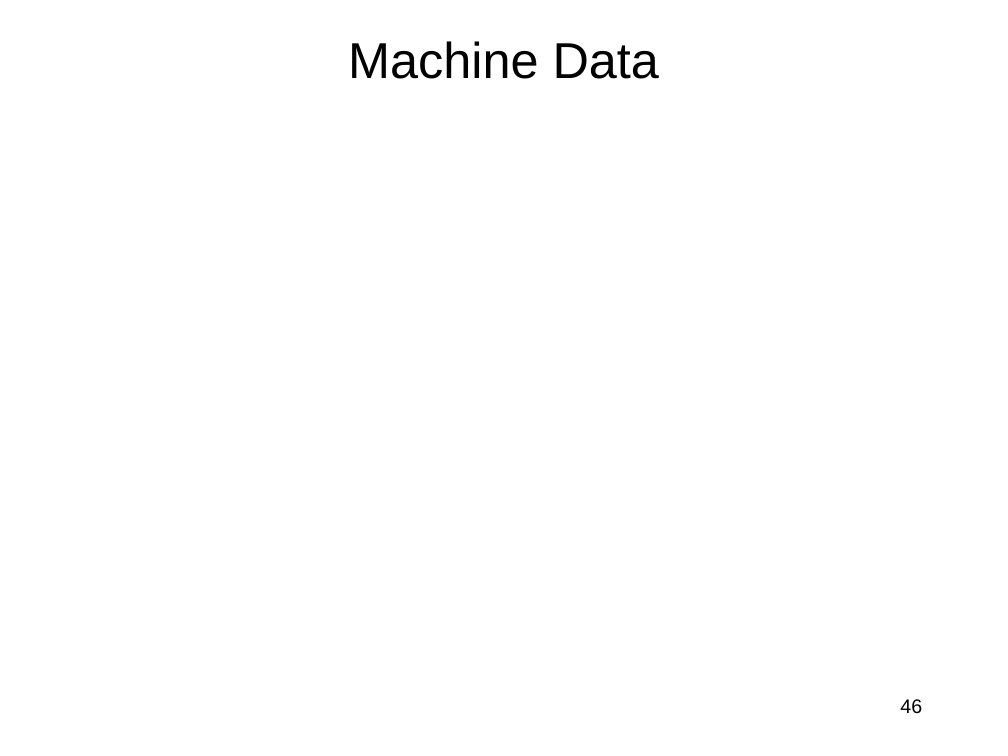
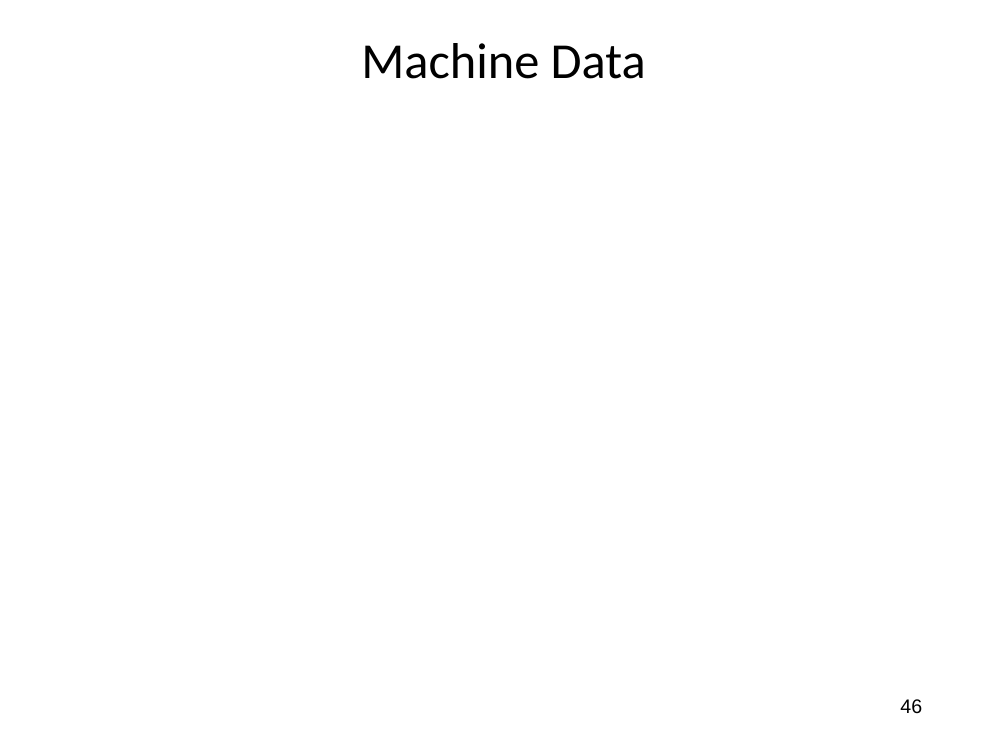
Before and after one commit to jlmucb/class_notes, a slide deck: slide 46 of BerkeleyClass/CS290Spring2013/Lectures/entropy_talk.pptx. Drawn at 1008x756 pixels with LibreOffice and Linux fonts; fonts in the diff are those of the drawing; grey boxes stand for pictures. Boxes give left, top, right and bottom in pixels: in the first picture for what was removed or moved away, otherwise in the second. Text is boxed around its words. In the diff, an @@ line names an element or a change of style, - is before the commit and + after.

```diff
--- a/BerkeleyClass/CS290Spring2013/Lectures/entropy_talk.pptx
+++ b/BerkeleyClass/CS290Spring2013/Lectures/entropy_talk.pptx
@@ title "Machine Data" at bbox=[361, 43, 646, 79]: font Arial to Calibri @@
```
Also in this commit, not shown: 1 other slide changed, 1 other file.
